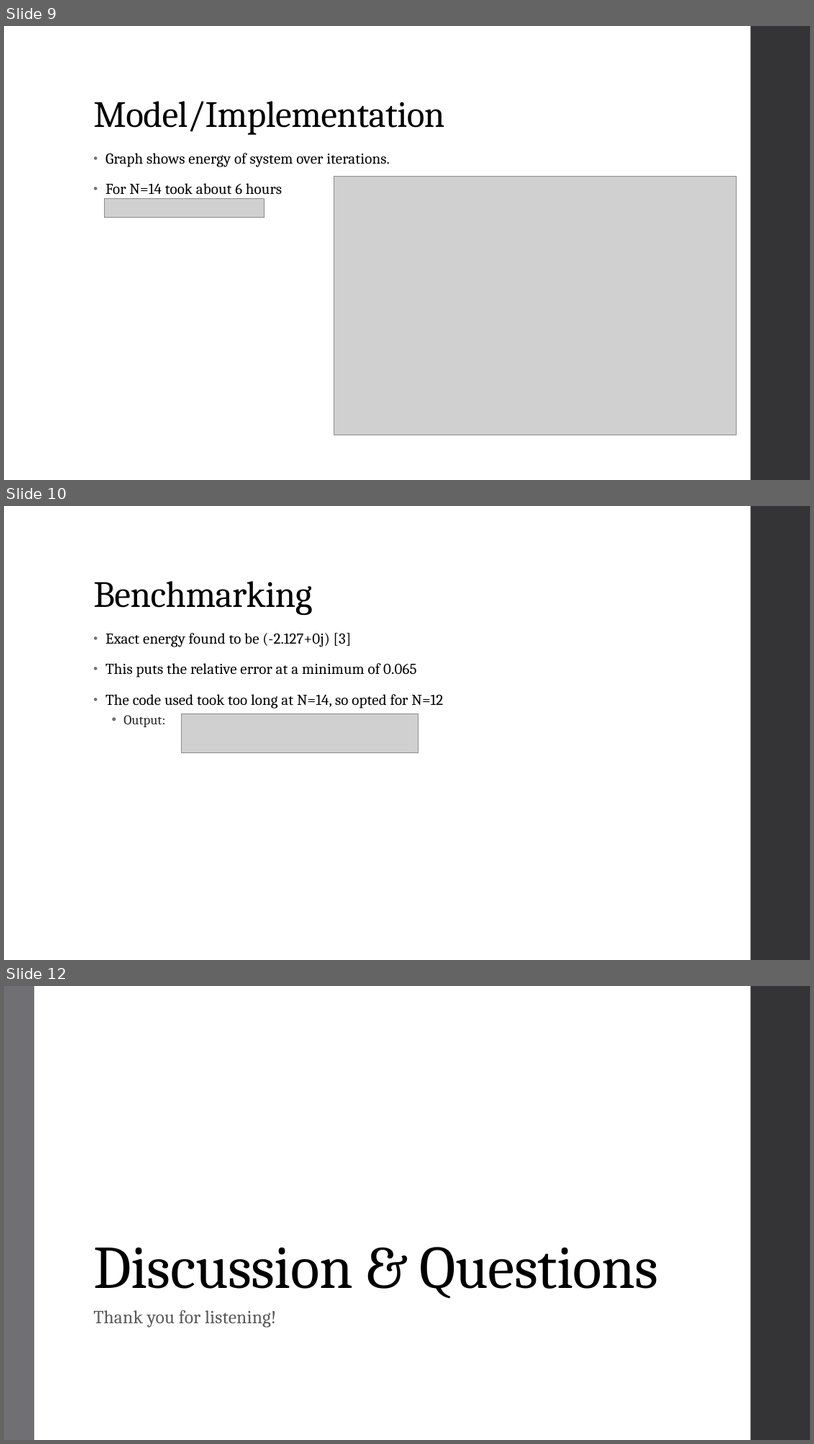
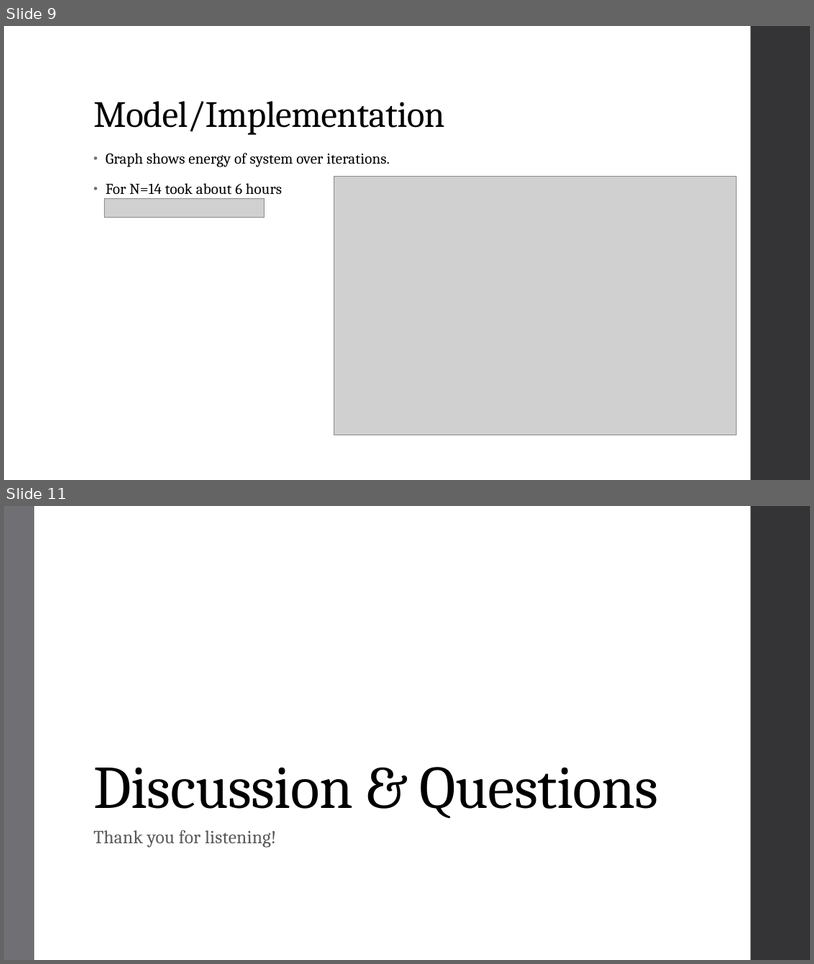
Before and after one commit to csobecks/ml4s, a slide deck: Final Project/Final_Presentation.pptx. Shown one above the other, each under a label of ours: slides 9, 10 and 12 before the commit, slides 9 and 11 after it; the slides between them are not shown. The pictures are 814x1444 and 814x964 pixels, drawn with LibreOffice and Linux fonts; fonts in the diff are those of the drawing; grey boxes stand for pictures. Boxes give left, top, right and bottom in pixels: in the first picture for what was removed or moved away, otherwise in the second. Text is boxed around its words. In the diff, an @@ line names an element or a change of style, - is before the commit and + after.

```diff
--- a/Final Project/Final_Presentation.pptx
+++ b/Final Project/Final_Presentation.pptx
@@ slide 10 removed at [4, 506, 810, 960], background #FFFFFF; not listed: 1 template element that a slide beside it also shows @@
@@ title removed at [93, 581, 312, 615] @@
-Benchmarking
@@ text removed at [106, 633, 443, 727] @@
-• Exact energy found to be (-2.127+0j) [3]
-• This puts the relative error at a minimum of 0.065
-• The code used took too long at N=14, so opted for N=12
-  • Output:
@@ picture removed at [182, 713, 419, 752] @@
@@ what was slide 12 is now slide 11 @@
```
Also in this commit, not shown: 4 slides changed.
